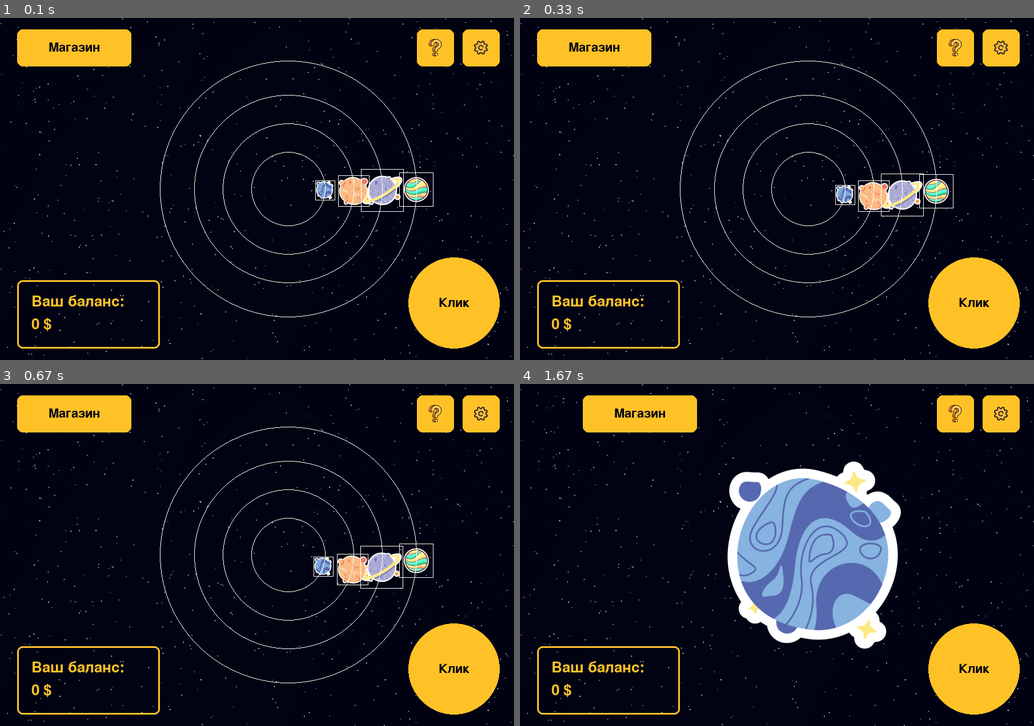
Above: before the commit, frames 1-4 (two rows, left to right).
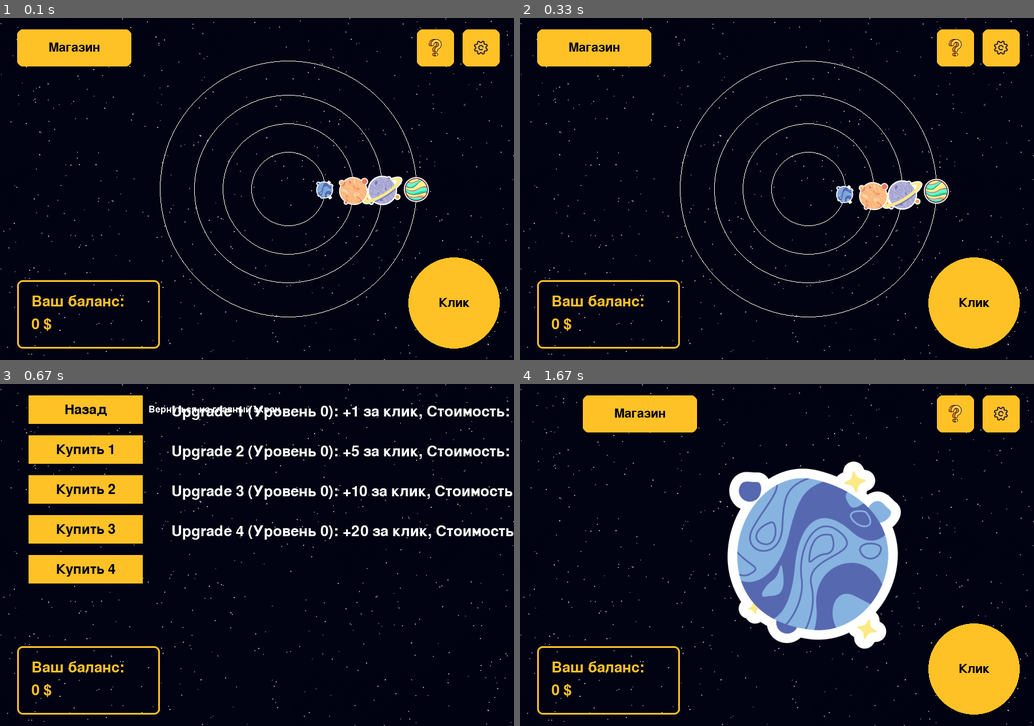
Above: after the commit, the same moments.

Repository: impanikaa/pygameProject
Game: pygame game, started from main.py
Same seed, same stepped clock (60 frames per second), same inputs: the game is played once before the commit and once after it.
Inputs (mouse positions are in pixels of both pictures, inside the frame that each line leads up to):
- Up to frame 1 (0.1 s): no input
- Up to frame 2 (0.33 s): no input
- Up to frame 3 (0.67 s): click "Магазин" at 0.38 s
- Up to frame 4 (1.67 s): click (607, 411) at 0.72 s, where only the run after the commit has a clickable "Назад"; click (838, 572) at 1.05 s

The runs differ from the first frame. In frame 1, 0.2% of the frame differs, in the area x 61-85%, y 44-57%; in frame 2, 0.2%; in frame 3, 19%, in the area x 3-100%, y 3-97%; in frame 4, nothing differs.

Commit message:
добавлен магазин, но деньги не переносятся

Diff:
--- a/main.py
+++ b/main.py
@@ -8,6 +8,8 @@
 screen = pygame.display.set_mode((width, height))
 
 running = True
+
+money = 0
 
 background_image = pygame.image.load("data/background.png")
 vivid_orange = (255, 194, 38)
@@ -70,7 +72,7 @@
                 if event.type == pygame.MOUSEBUTTONDOWN:
                     if self.current_state.shop_button_rect.collidepoint(event.pos):
                         # Добавьте здесь действия для нажатия на кнопку "Магазин"
-                        pass
+                        return "shop"
                     elif self.current_state.help_button_rect.collidepoint(event.pos):
                         # Добавьте здесь действия для нажатия на кнопку "Помощь"
                         pass
@@ -378,6 +380,12 @@
         # Обновление углов планет
         self.update()
 
+        # Отрисовка орбит
+        pygame.draw.ellipse(screen, white, self.orbit_1, 1)
+        pygame.draw.ellipse(screen, white, self.orbit_2, 1)
+        pygame.draw.ellipse(screen, white, self.orbit_3, 1)
+        pygame.draw.ellipse(screen, white, self.orbit_4, 1)
+
         # Отрисовка планет
         screen.blit(self.planet1_image, (
             self.planet1_x - self.planet1_image.get_width() // 2,
@@ -392,16 +400,144 @@
             self.planet4_x - self.planet4_image.get_width() // 2,
             self.planet4_y - self.planet4_image.get_height() // 2))
 
-        # Отрисовка орбит
-        pygame.draw.ellipse(screen, white, self.orbit_1, 1)
-        pygame.draw.ellipse(screen, white, self.orbit_2, 1)
-        pygame.draw.ellipse(screen, white, self.orbit_3, 1)
-        pygame.draw.ellipse(screen, white, self.orbit_4, 1)
-
-        pygame.draw.rect(screen, white, self.planet_1_rect, 1)
+
+        '''pygame.draw.rect(screen, white, self.planet_1_rect, 1)
         pygame.draw.rect(screen, white, self.planet_2_rect, 1)
         pygame.draw.rect(screen, white, self.planet_3_rect, 1)
-        pygame.draw.rect(screen, white, self.planet_4_rect, 1)
+        pygame.draw.rect(screen, white, self.planet_4_rect, 1)'''
+
+
+
+# Класс для кнопок в игре
+class Button:
+    def __init__(self, x, y, width, height, color, text, info_text, action=None):
+        self.rect = pygame.Rect(x, y, width, height)
+        self.color = color
+        self.text = text
+        self.info_text = info_text
+        self.action = action
+
+    def draw(self, screen):
+        pygame.draw.rect(screen, self.color, self.rect)
+        font = pygame.font.Font(None, 36)
+        text = font.render(self.text, True, space_color)
+        text_rect = text.get_rect(center=self.rect.center)
+        screen.blit(text, text_rect)
+
+    def draw_info(self, screen):
+        font = pygame.font.Font(None, 24)
+        info_text = font.render(self.info_text, True, white)
+        text_rect = info_text.get_rect(midleft=(self.rect.right + 10, self.rect.centery))
+        screen.blit(info_text, text_rect)
+
+    def handle_click(self, x, y):
+        if self.rect.collidepoint(x, y) and self.action:
+            self.action()
+
+
+# Класс для предметов в магазине
+class ShopItem:
+    def __init__(self, name, base_click_value, base_cost):
+        self.name = name
+        self.base_click_value = base_click_value
+        self.base_cost = base_cost
+        self.level = 0
+
+    @property
+    def click_value(self):
+        return self.base_click_value * (self.level + 1)
+
+    @property
+    def cost(self):
+        return self.base_cost * (self.level + 1)
+
+    def upgrade(self):
+        self.level += 1
+
+
+# Класс для магазина
+class Shop:
+    def __init__(self):
+        self.items = [
+            ShopItem("Upgrade 1", base_click_value=1, base_cost=10),
+            ShopItem("Upgrade 2", base_click_value=5, base_cost=20),
+            ShopItem("Upgrade 3", base_click_value=10, base_cost=50),
+            ShopItem("Upgrade 4", base_click_value=20, base_cost=100),
+            # Добавьте другие предметы магазина по аналогии
+        ]
+        self.money = 0
+
+    def handle_click(self):
+        for item in self.items:
+            self.money += item.click_value
+
+    def purchase_item(self, item_index):
+        if 0 <= item_index < len(self.items):
+            item = self.items[item_index]
+            if self.money >= item.cost:
+                self.money -= item.cost
+                item.upgrade()
+
+    def get_shop_info(self):
+        shop_info = []
+        for item in self.items:
+            info = f"{item.name} (Уровень {item.level}): +{item.click_value} за клик, Стоимость: {item.cost} монет"
+            shop_info.append(info)
+        return shop_info
+
+
+# добавление магазина
+class ShopScene(Scene):
+    def __init__(self):
+        super().__init__()
+        self.shop = Shop()
+        self.shop_buttons = [
+            Button(50, 90 + i * 70, 200, 50, vivid_orange, f"Купить {i+1}", "", action=lambda i=i: self.purchase_item(i))
+            for i in range(len(self.shop.items))
+        ]
+        self.exit_button = Button(50, 20, 200, 50, vivid_orange, "Назад", "Вернуться на главный экран", action=self.go_back)
+
+        self.money_color = vivid_orange
+        self.money_border_icon = pygame.image.load("data/border.png")
+
+        self.font = pygame.font.SysFont(None, 38)
+
+    def purchase_item(self, item_index):
+        self.shop.purchase_item(item_index)
+
+    def go_back(self):
+        global current_scene
+        current_scene = game_state
+
+    def handle_events(self, events):
+        for event in events:
+            if event.type == pygame.MOUSEBUTTONDOWN:
+                x, y = event.pos
+                for button in self.shop_buttons:
+                    button.handle_click(x, y)
+                self.exit_button.handle_click(x, y)
+
+    def draw(self, screen):
+        # screen.fill(space_color)
+        self.exit_button.draw(screen)
+        self.exit_button.draw_info(screen)
+        global money
+
+        screen.blit(self.money_border_icon, (30, height - 140))
+        text_money = self.font.render("Ваш баланс:", True, vivid_orange)
+        screen.blit(text_money, (55, height - 115))
+        display_score = self.font.render(f"{round(money, 2)} $", True, vivid_orange)
+        screen.blit(display_score, (55, height - 75))
+
+        for button in self.shop_buttons:
+            button.draw(screen)
+            button.draw_info(screen)
+
+        shop_info = self.shop.get_shop_info()
+        for i, info in enumerate(shop_info):
+            text = self.font.render(info, True, white)
+            rect = text.get_rect(midleft=(300, 50 + i * 70))
+            screen.blit(text, rect)
 
 
 class PlanetScreenState:
@@ -504,6 +640,7 @@
         screen.blit(display_score, (55, height - 75))
 
 
+shop_menu = ShopScene()
 game_state = GameState()
 settings_menu = SettingsMenu()
 clock = pygame.time.Clock()
@@ -522,6 +659,8 @@
         if current_scene == game_state:
             if result == "settings":
                 current_scene = settings_menu
+            elif result == "shop":
+                current_scene = shop_menu
         elif current_scene == settings_menu:
             if result == "main_menu" or result == "close_settings":
                 current_scene = game_state
